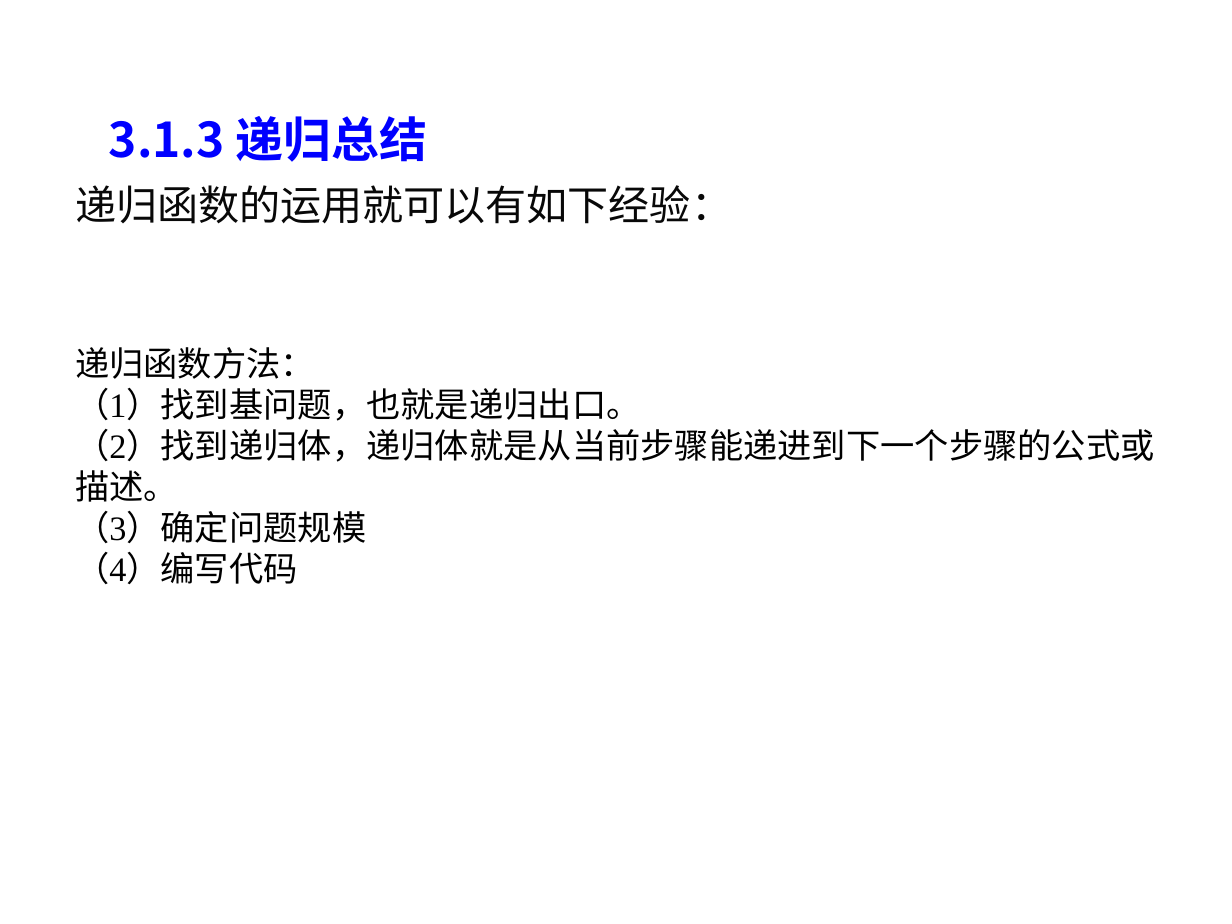
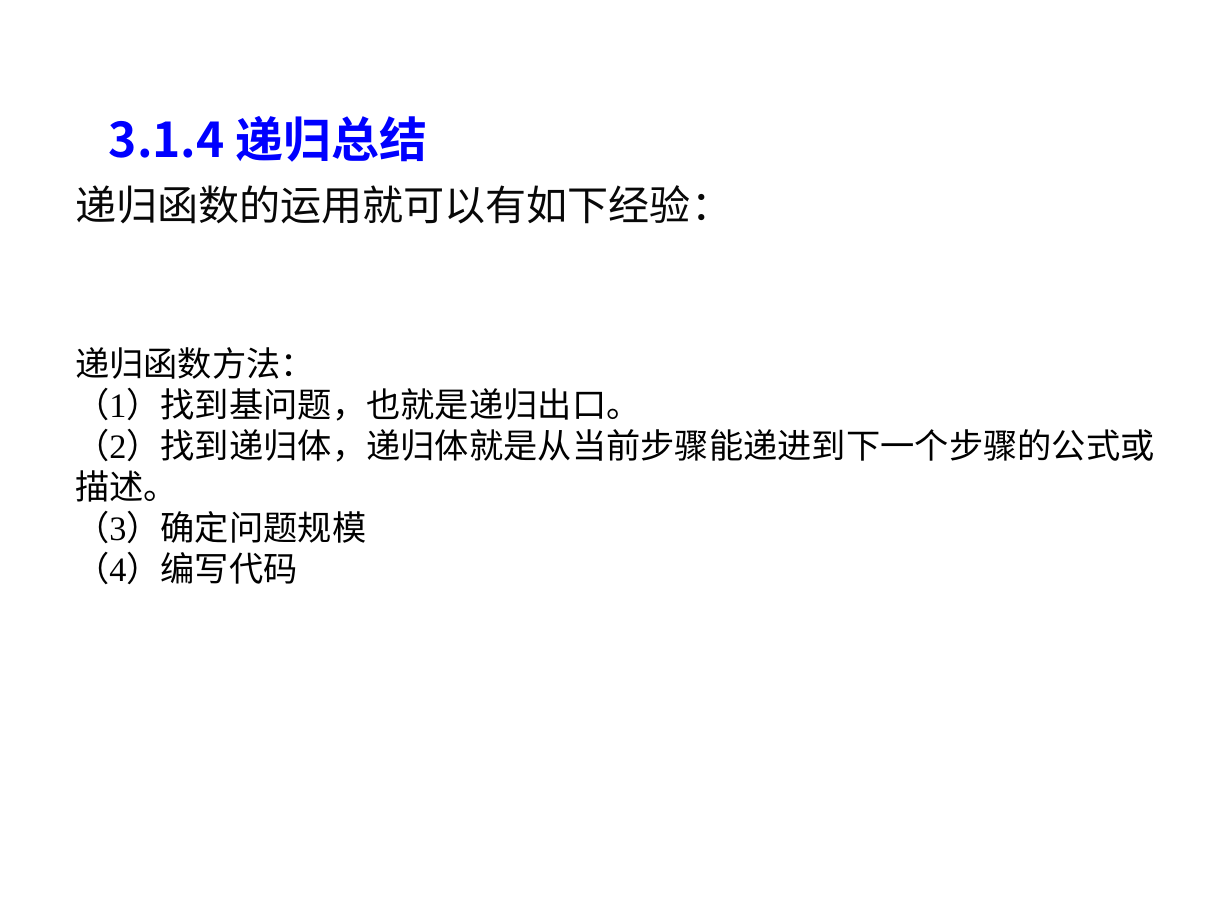
Before and after one commit to liutongling/DP, a slide deck: slide 20 of file/第3章 分治法计.pptx. Drawn at 1232x924 pixels with LibreOffice and Linux fonts; fonts in the diff are those of the drawing; background and template pictures are left out. Boxes give left, top, right and bottom in pixels: in the first picture for what was removed or moved away, otherwise in the second. Text is boxed around its words. In the diff, an @@ line names an element or a change of style, - is before the commit and + after.

```diff
--- a/file/第3章 分治法计.pptx
+++ b/file/第3章 分治法计.pptx
@@ text at bbox=[109, 116, 427, 162]: text changed @@
-3.1.3 递归总结
+3.1.4 递归总结
```
Also in this commit, not shown: 1 other slide changed, 6 slides added.
